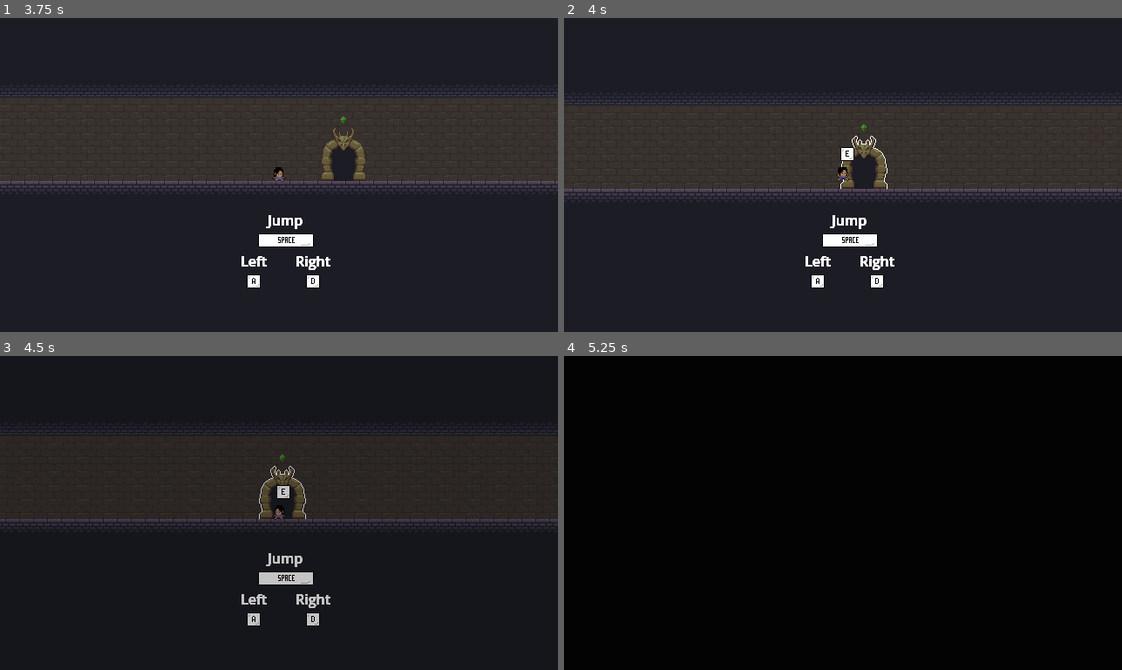
Above: before the commit, frames 1-4 (two rows, left to right).
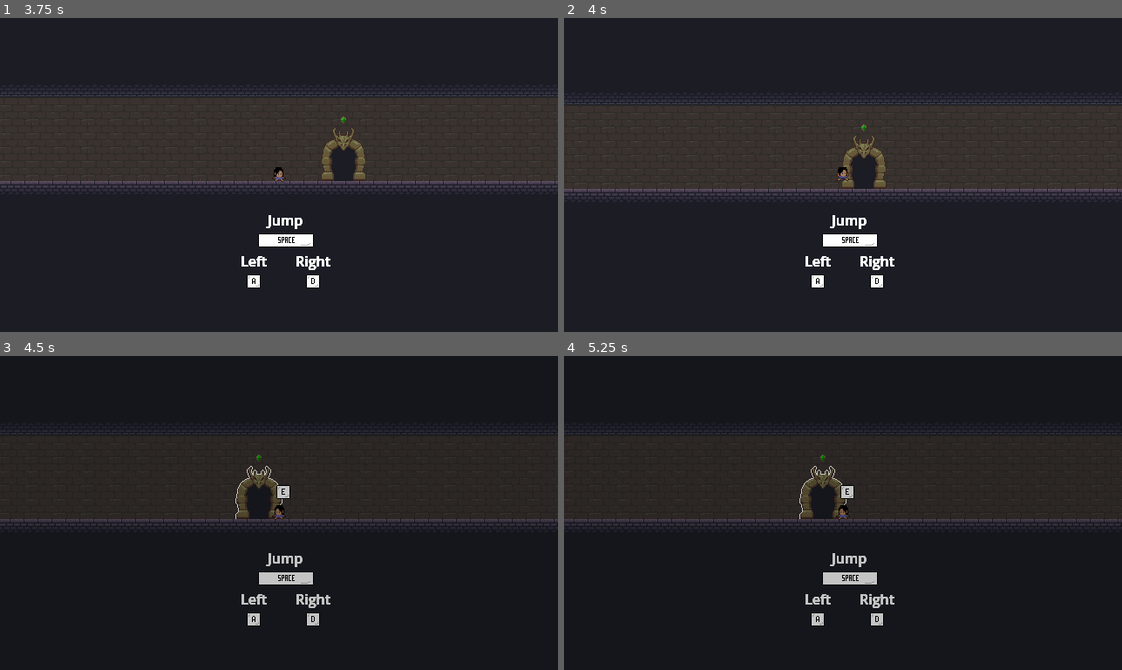
Above: after the commit, the same moments.

Repository: MatthewBL/Gates-and-Gems
Game: Godot game, scene res://scenes/level_manager/level_manager.tscn
Two runs of this game, one before a commit and one after it. Both use one fixed random seed, a clock stepped at 60 frames per second and the inputs below.
Inputs:
- Up to frame 1 (3.75 s): hold D (ui_right) 0.53-2.03 s; tap E (interact) every 0.75 s from 0.6 to 3.6 s; tap Space (ui_accept) at 0.77, 1.52, 3.02 s; hold A (ui_left) 2.03-2.78 s; hold D (ui_right) from 2.78 s (still down)
- Up to frame 2 (4 s): keep holding D (ui_right); tap Space (ui_accept) at 3.77 s
- Up to frame 3 (4.5 s): release D (ui_right) at 4.28 s; hold A (ui_left) from 4.28 s (still down); tap E (interact) at 4.35 s
- Up to frame 4 (5.25 s): tap Space (ui_accept) at 4.52 s; release A (ui_left) at 5.03 s; hold D (ui_right) from 5.03 s (still down); tap E (interact) at 5.1 s

Frame 1 is identical in both runs. In frame 2, 0.2% of the frame differs, in the area x 49-58%, y 37-55%; in frame 3, 1.4%; in frame 4, 100%, in the area x 0-100%, y 0-100%.

Commit message:
Fixed allow movement and cannot interact with doors if not on floor

Diff:
--- a/player_movement.gd
+++ b/player_movement.gd
@@ -35,13 +35,17 @@
 
 
 func _physics_process(delta: float) -> void:
+	interaction_detect.monitoring = true
 	# Add the gravity.
 	if not is_on_floor():
 		velocity += get_gravity() * delta
+		interaction_detect.monitoring = false
 
 	# Max quicksand velocity
-	if onQuickSand and velocity.y > MAX_QUICKSAND_VELOCITY:
-		velocity.y = MAX_QUICKSAND_VELOCITY
+	if onQuickSand:
+		interaction_detect.monitoring = false
+		if velocity.y > MAX_QUICKSAND_VELOCITY:
+			velocity.y = MAX_QUICKSAND_VELOCITY
 
 	# Max drop velocity
 	if velocity.y > MAX_DROP_VELOCITY:
@@ -87,7 +91,8 @@
 	if (onQuickSand):
 		velocity*=QUICKSAND_MOVEMENT_VELOCITY_MULTIPLIER
 
-	move_and_slide()
+	if (allow_movement):
+		move_and_slide()
 
 
 func _on_quicksand_detect_body_entered(_body: Node2D) -> void:
@@ -100,7 +105,7 @@
 
 
 func on_interaction_entered(area: Area2D) -> void:
-	if area is Door and not (area as Door).is_opened:
+	if area is Door and not (area as Door).is_opened and (not is_on_floor() or onQuickSand):
 		return
 
 	how_to_press_e.show()
--- a/scenes/level_manager/level_manager.gd
+++ b/scenes/level_manager/level_manager.gd
@@ -74,6 +74,7 @@
 
 
 func on_next_level() -> void:
+	player.allow_movement = false
 	fade_in_out.fadeOut()
 	await get_tree().create_timer(1).timeout
 	for level: Node in level_container.get_children():
@@ -81,6 +82,7 @@
 	load_level.call_deferred(current_level_index + 1)
 	await get_tree().create_timer(0.1).timeout
 	fade_in_out.fadeIn()
+	player.allow_movement = true
 
 func shake_camera() -> void:
 	player.shakeCamera()
